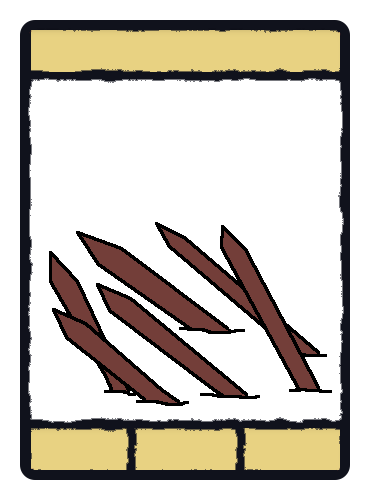
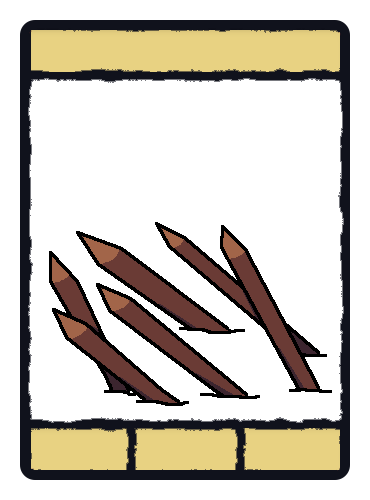
Layer changes from the first 370 × 500 image to the second:
removed layer "stakes #2" over bbox(220, 231, 317, 393)
removed layer "stakes" over bbox(52, 229, 317, 403)
painted on "stakes #1" over bbox(52, 229, 317, 403)